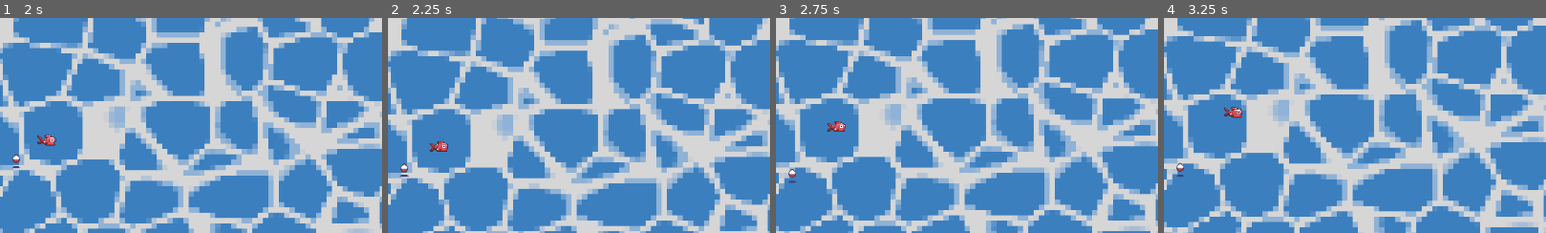
Above: before the commit, frames 1-4 (left to right).
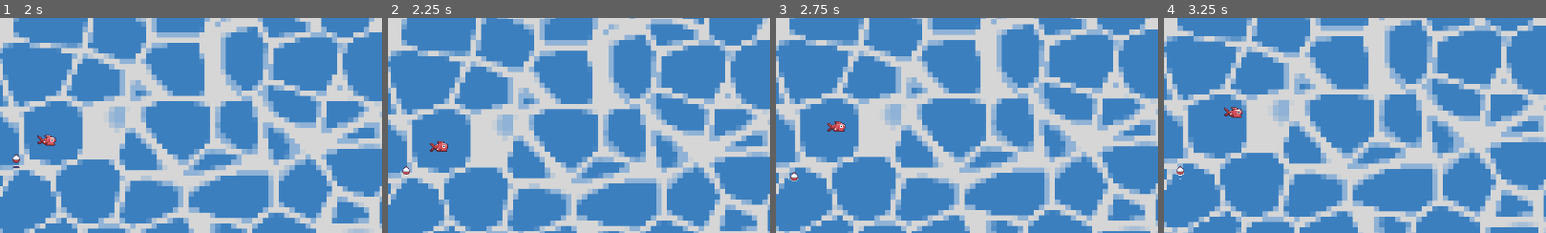
Above: after the commit, the same moments.

Repository: manspider-thatdev/fishing-game
Game: Godot game, scene res://scenes/main.tscn
The game is run twice, just before and just after one commit, with the same random seed, the same clock (stepped at 60 frames per second) and the same inputs.
Inputs:
- Up to frame 1 (2 s): hold D (right) 0.53-1.28 s; hold Space (space) 0.53-1.28 s; hold S (down) from 1.28 s (still down); tap K at 1.35 s
- Up to frame 2 (2.25 s): release S (down) at 2.03 s; hold D (right) from 2.03 s (still down); hold Space (space) from 2.03 s (still down)
- Up to frame 3 (2.75 s): keep holding D (right); keep holding Space (space)
- Up to frame 4 (3.25 s): release D (right) at 2.78 s; release Space (space) at 2.78 s; hold W (up) from 2.78 s (still down); tap K at 2.85 s
The pictures show only the part of the screen within x 48-98%, y 14-64%; the shares and areas given below are measured in that part.

Frame 1 is identical in both runs. In frame 2, 0.1% of the frame differs, in the area x 3-6%, y 67-74%; in frame 3, 0.1%, in the area x 3-6%, y 70-77%; in frame 4, 0.1%.

Commit message:
Reimplemented animation code

Diff:
--- a/scripts/bobber.gd
+++ b/scripts/bobber.gd
@@ -95,6 +95,7 @@
 	if velocity != Vector2.ZERO:
 		state = State.NUDGING
 		check_fish_nudge()
+		play_nudge_animation(velocity)
 
 	if Input.is_action_pressed("space"):
 		velocity = -position.normalized() * reel_speed
@@ -113,6 +114,18 @@
 	var near_fish: Array[Area2D] = near_bobber.get_overlapping_areas()
 	for spotted_fish: Area2D in far_bobber.get_overlapping_areas():
 		spotted_fish._on_bobber_move(self, near_fish.has(spotted_fish))
+
+
+func play_nudge_animation(direction: Vector2) -> void:
+	if direction.x > 0:
+		anim_player.play("RIGHT")
+	elif direction.x < 0:
+		anim_player.play("LEFT")
+	elif direction.y > 0:
+		anim_player.play("DOWN")
+	else:
+		anim_player.play("UP")
+	anim_player.queue("IDLE")
 
 
 func catch(_delta: float) -> void:
@@ -172,6 +185,7 @@
 
 func _on_area_entered(reel_fish: Area2D) -> void:
 	state = State.CATCHING
+	anim_player.play("REEL")
 	velocity = position.normalized() * drag_speed
 	fish = reel_fish
 	qte_event.choose_inputs(fish.fish_data.qte_size)
